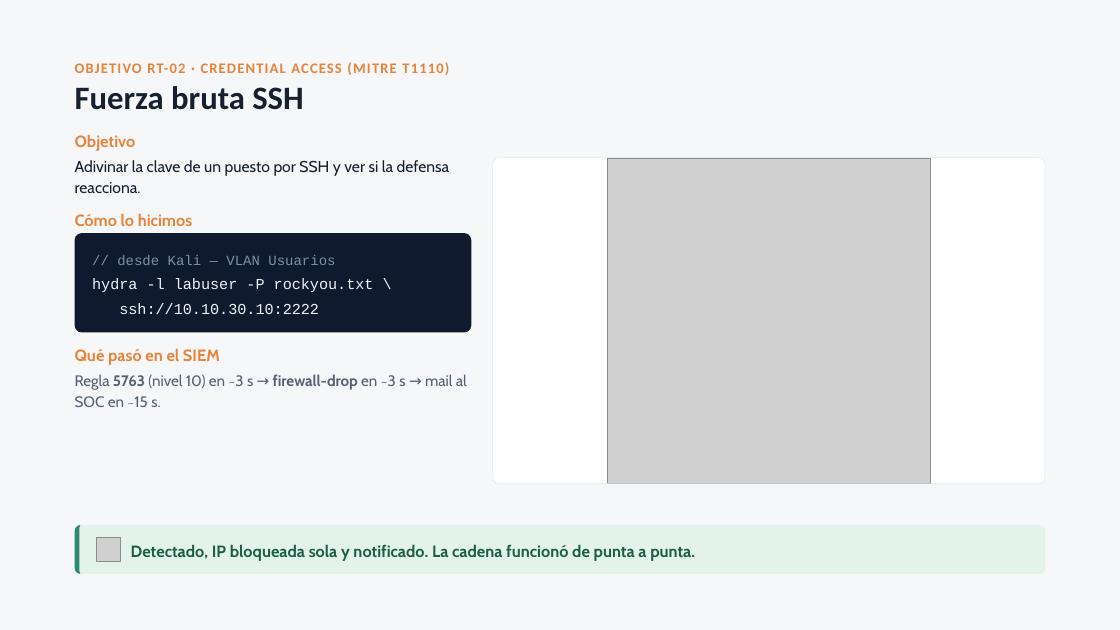
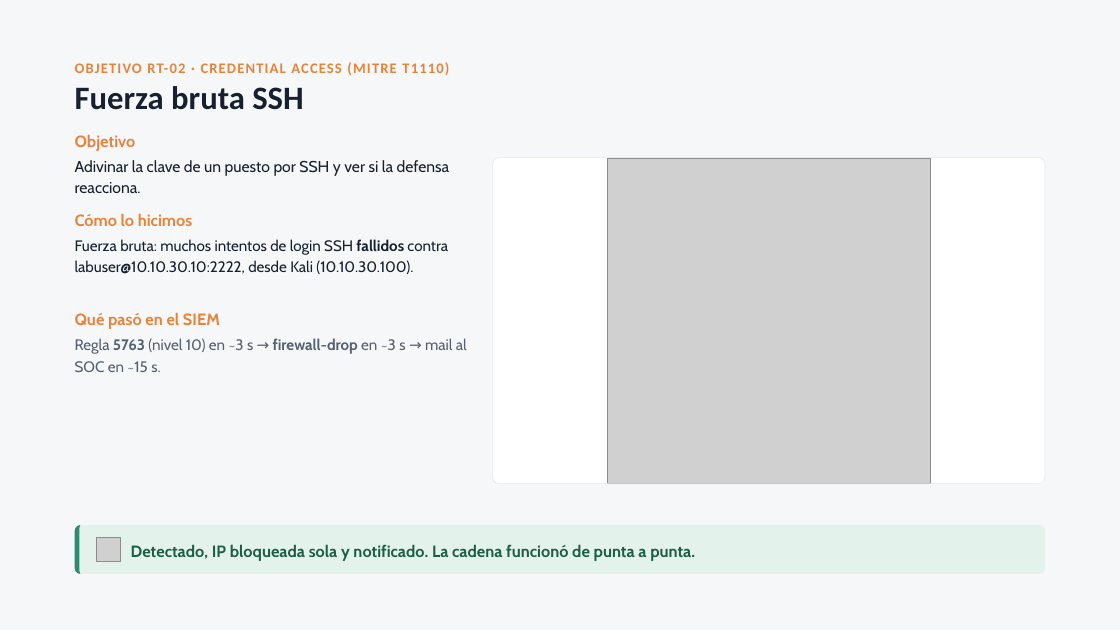
Before and after one commit to fmq203/TSI-2026-Infra, a slide deck: slide 4 of docs-red-team/Evaluacion-Red-Team.pptx. Drawn at 1120x630 pixels with LibreOffice and Linux fonts; fonts in the diff are those of the drawing; grey boxes stand for pictures. Boxes give left, top, right and bottom in pixels: in the first picture for what was removed or moved away, otherwise in the second. Text is boxed around its words. In the diff, an @@ line names an element or a change of style, - is before the commit and + after.

Commit message:
docs(red-team): corregir incongruencias y alinear informes, deck y ppt
- RT-02: quitar comando hydra ilustrativo (solo evidencia real)
- AE-01: aclarar que wazuh-agent no esta en el compose actual
- mitigaciones: ordenar seccion 8 por severidad, igual que el deck
- encabezados: numeracion H-01 a H-27 (sin H-22, unificado en H-05)
- ppt re-exportada del deck actualizado

```diff
--- a/docs-red-team/Evaluacion-Red-Team.pptx
+++ b/docs-red-team/Evaluacion-Red-Team.pptx
@@ text at [75, 239, 448, 274]: text changed; font Courier New to Cabin; text colour #EEF2F7 to #16202E @@
-ssh://10.10.30.10:2222
+Fuerza bruta: muchos intentos de login SSH fallidos contra labuser@10.10.30.10:2222, desde Kali (10.10.30.100).
@@ rounded rectangle removed at [75, 233, 471, 332] @@
@@ text removed at [117, 255, 335, 265] @@
-// desde Kali — VLAN Usuarios
@@ text removed at [92, 278, 374, 292] @@
-hydra -l labuser -P rockyou.txt \
@@ text "Qué pasó en el SIEM": place and size @@
-text "Qué pasó en el SIEM" at [75, 348, 220, 365]
+text "Qué pasó en el SIEM" at [75, 312, 220, 329]
@@ text "Regla 5763 (nivel 10) en ...": place and size @@
-text "Regla 5763 (nivel 10) en ..." at [75, 374, 467, 407]
+text "Regla 5763 (nivel 10) en ..." at [75, 338, 467, 372]
```
Also in this commit, not shown: 2 other slides changed, 2 other files.
